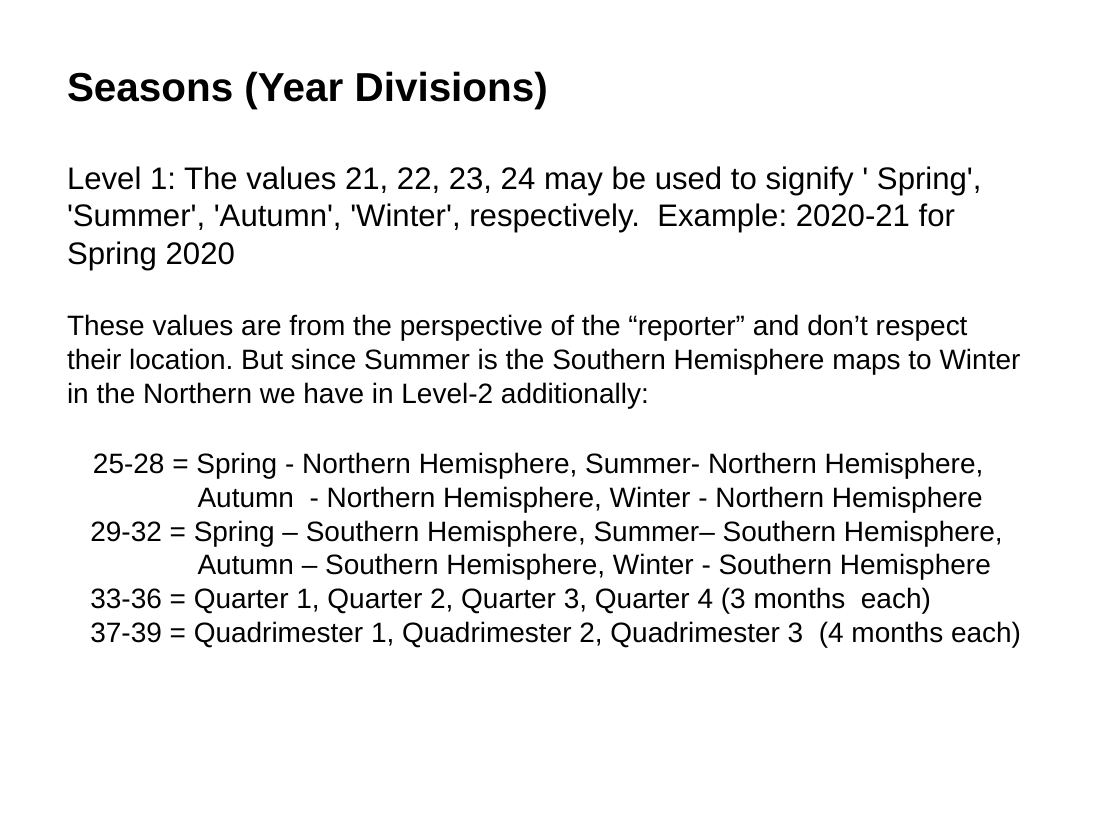
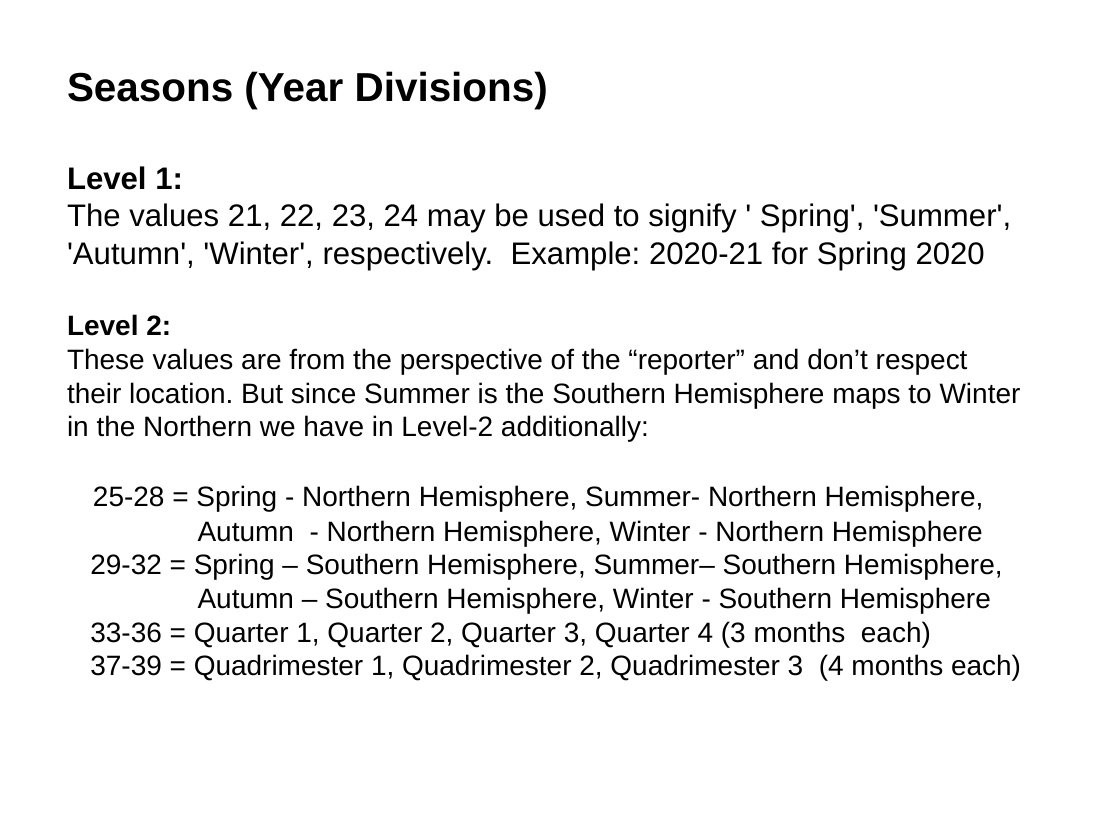
Before and after one commit to re-Isearch/date, a slide deck: slide 41 of Slides/ISO8601-Presentation.pptx. Drawn at 1120x840 pixels with LibreOffice and Linux fonts; fonts in the diff are those of the drawing. Boxes give left, top, right and bottom in pixels: in the first picture for what was removed or moved away, otherwise in the second. Text is boxed around its words. In the diff, an @@ line names an element or a change of style, - is before the commit and + after.

```diff
--- a/Slides/ISO8601-Presentation.pptx
+++ b/Slides/ISO8601-Presentation.pptx
@@ text at (67,166,1011,336): text changed @@
-Level 1: The values 21, 22, 23, 24 may be used to signify ' Spring', 'Summer', 'Autumn', 'Winter', respectively. Example: 2020-21 for Spring 2020
+Level 1:
+The values 21, 22, 23, 24 may be used to signify ' Spring', 'Summer', 'Autumn', 'Winter', respectively. Example: 2020-21 for Spring 2020
+Level 2:
```
Also in this commit, not shown: 4 other slides changed, 1 slide added, 1 other file.
